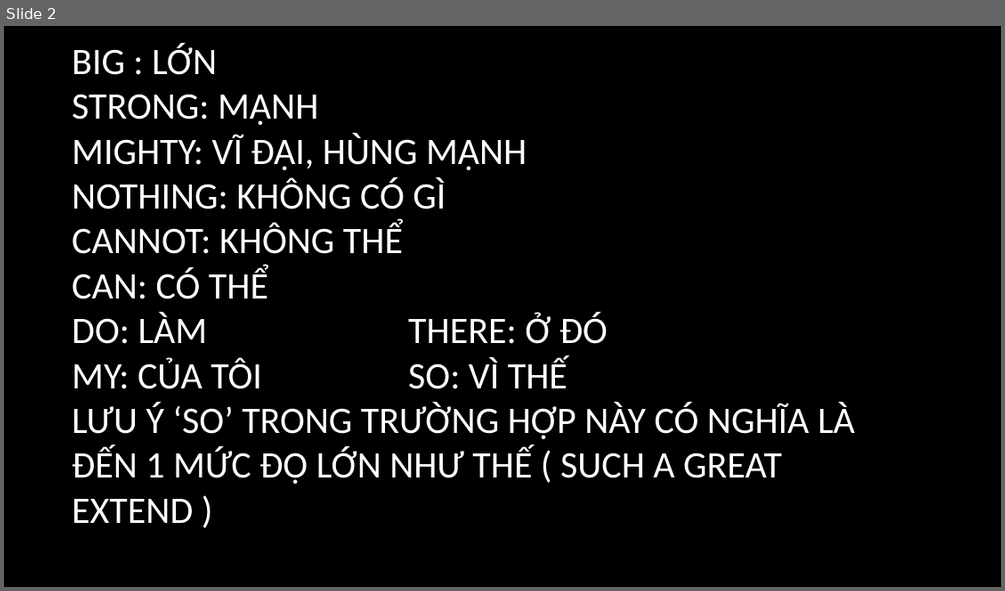
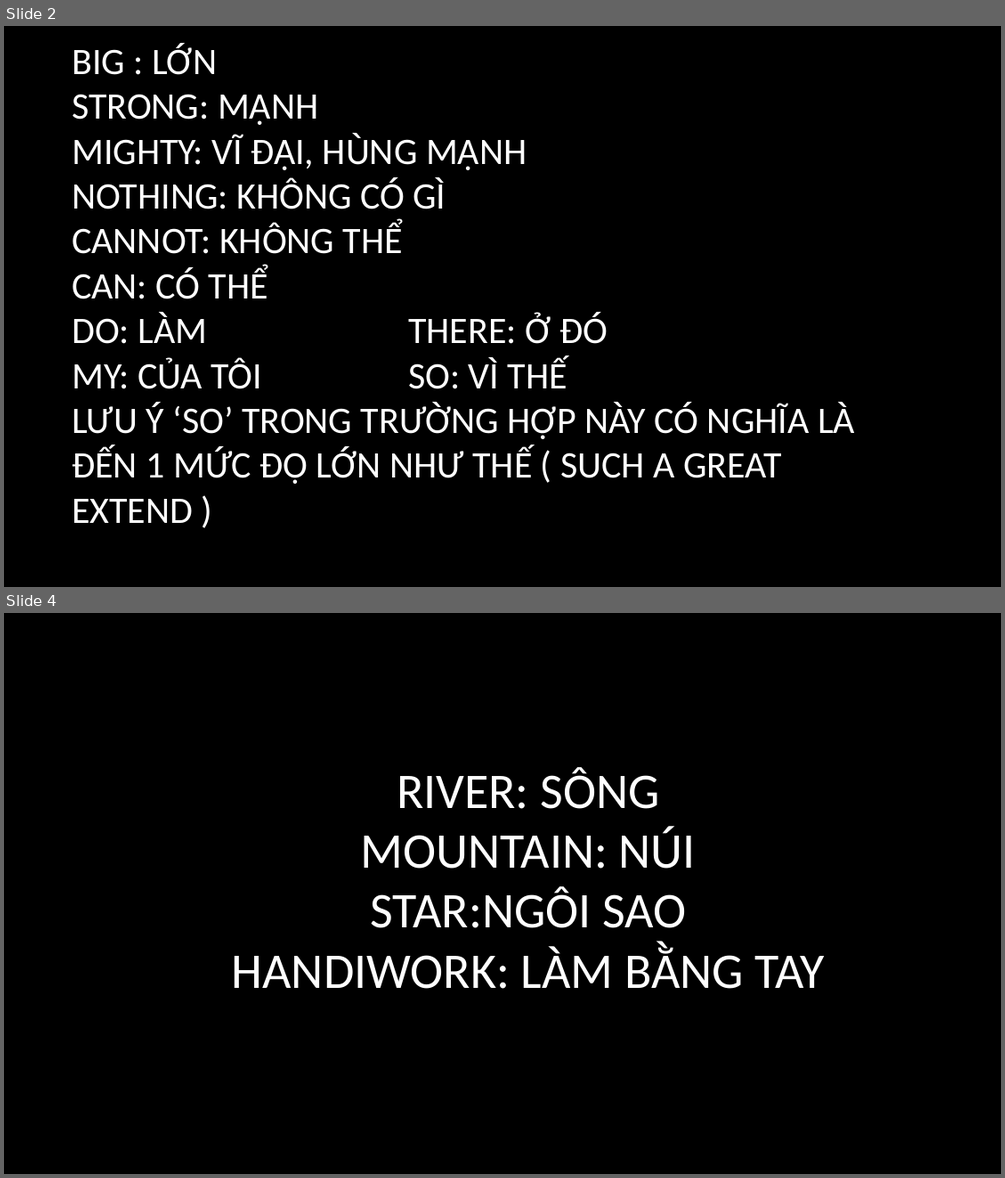
Before and after one commit to batisuoc/free-school-class, a slide deck: english/My God is so big.pptx. Shown one above the other, each under a label of ours: slide 2 before the commit, slides 2 and 4 after it; the slides between them are not shown. The pictures are 1005x591 and 1005x1178 pixels, drawn with LibreOffice and Linux fonts; fonts in the diff are those of the drawing; background and template pictures are left out. Boxes give left, top, right and bottom in pixels: in the first picture for what was removed or moved away, otherwise in the second. Text is boxed around its words. In the diff, an @@ line names an element or a change of style, - is before the commit and + after.

```diff
--- a/english/My God is so big.pptx
+++ b/english/My God is so big.pptx
@@ slide 4 added at [4, 613, 1001, 1174], background picture (left out) @@
@@ title added at [232, 767, 824, 989], 48 pt, text #FFFFFF @@
+RIVER: SÔNG
+MOUNTAIN: NÚI
+STAR:NGÔI SAO
+HANDIWORK: LÀM BẰNG TAY
```
Also in this commit, not shown: 1 slide changed, 1 other slide added, 1 slide removed.
